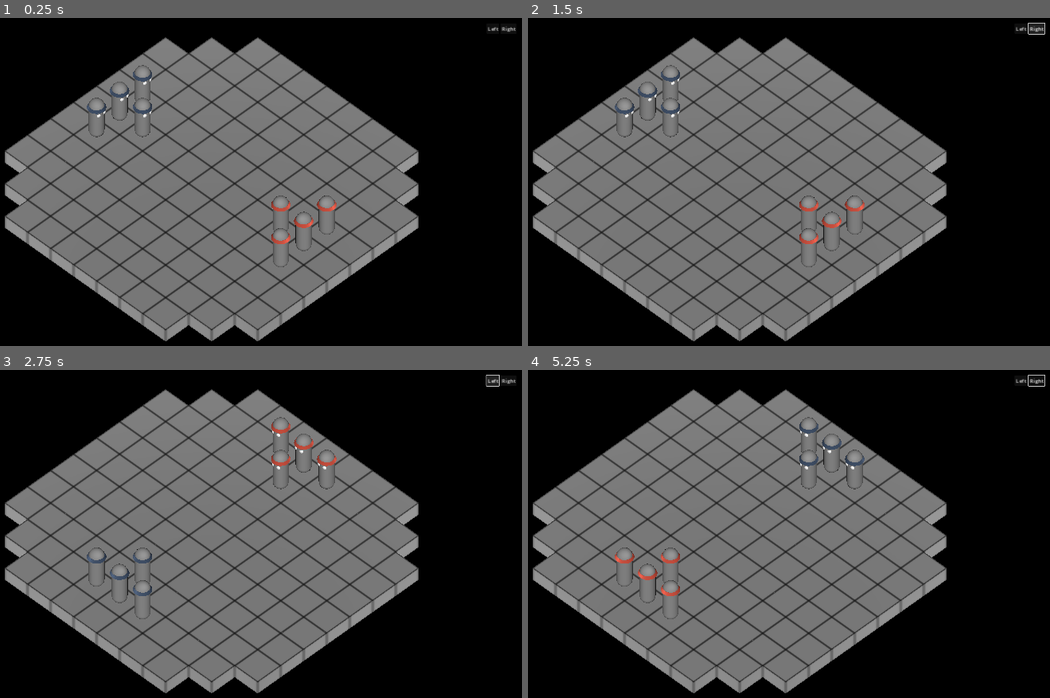
Above: before the commit, frames 1-4 (two rows, left to right).
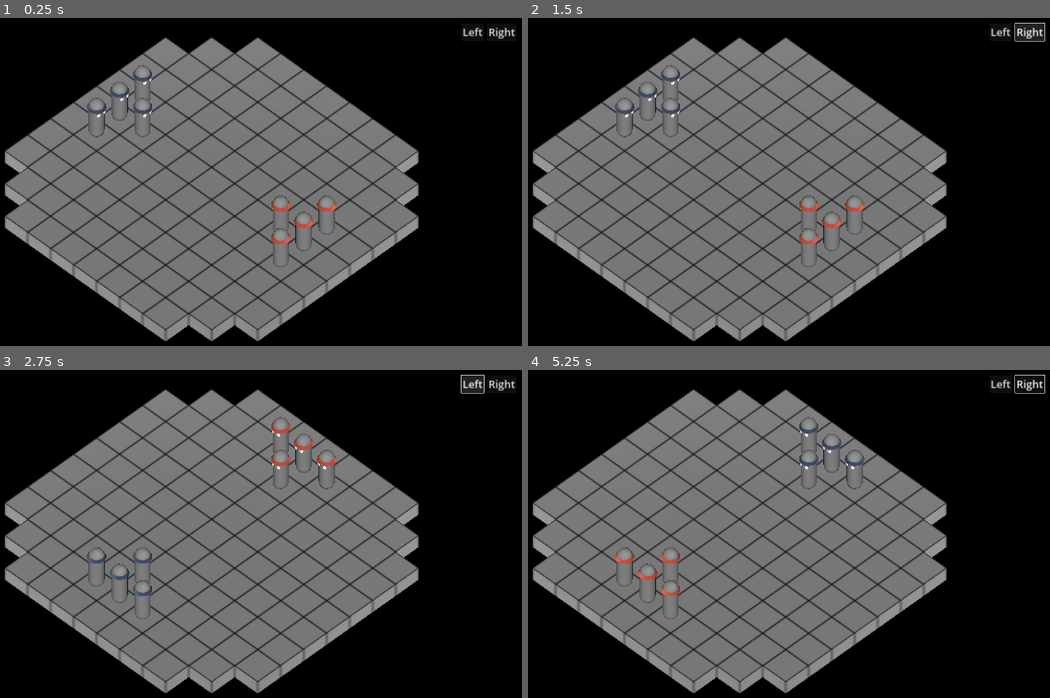
Above: after the commit, the same moments.

Repository: telmotrooper/meagre-tactics
Game: Godot game, scene res://main.tscn
Two runs of this game, one before a commit and one after it. Both use one fixed random seed, a clock stepped at 60 frames per second and the inputs below.
Inputs (mouse positions are in pixels of both pictures, inside the frame that each line leads up to):
- Up to frame 1 (0.25 s): no input
- Up to frame 2 (1.5 s): click "Left" at 0.5 s; click "Right" at 1.25 s
- Up to frame 3 (2.75 s): click "Left" at 2 s
- Up to frame 4 (5.25 s): click "Right" at 2.75 s; click "Left" at 3.5 s; click "Right" at 4.25 s; tap Enter at 5 s; move the mouse to (877, 524) at 5.02 s; click (877, 524) at 5.17 s

The runs differ from the first frame. In frame 1, 0.2% of the frame differs, in the area x 88-99%, y 2-7%; in frame 2, 0.3%; in frame 3, 0.4%, in the area x 88-99%, y 1-8%; in frame 4, 0.2%.

Commit message:
font size and hboxcontainer separation defined

Diff:
--- a/theme.tres
+++ b/theme.tres
@@ -1,6 +1,8 @@
 [gd_resource type="Theme" format=3 uid="uid://brc2s1pdg7hdb"]
 
 [resource]
+Button/font_sizes/font_size = 32
+HBoxContainer/constants/separation = 10
 MarginContainer/constants/margin_bottom = 40
 MarginContainer/constants/margin_left = 40
 MarginContainer/constants/margin_right = 40
